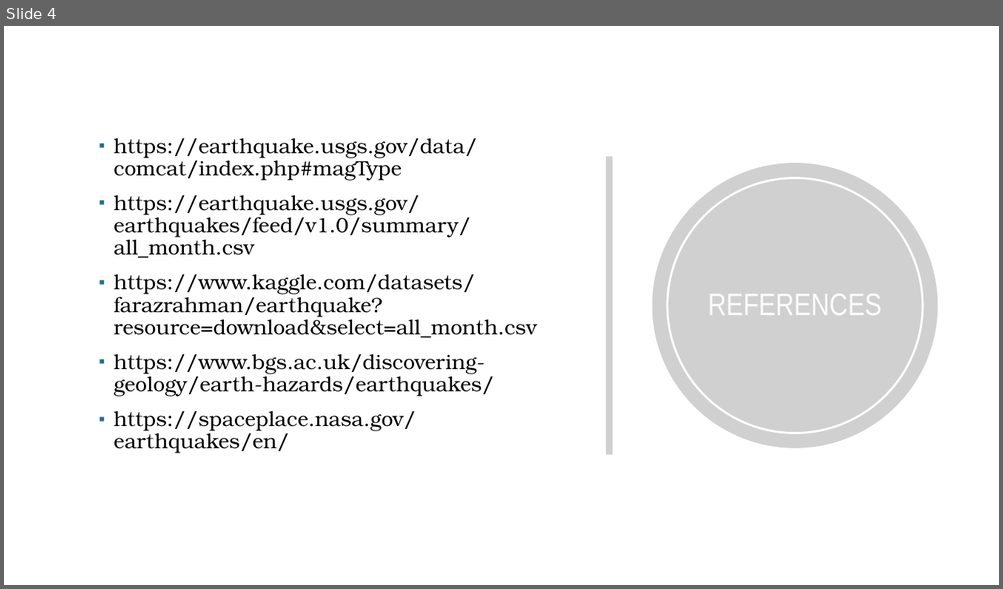
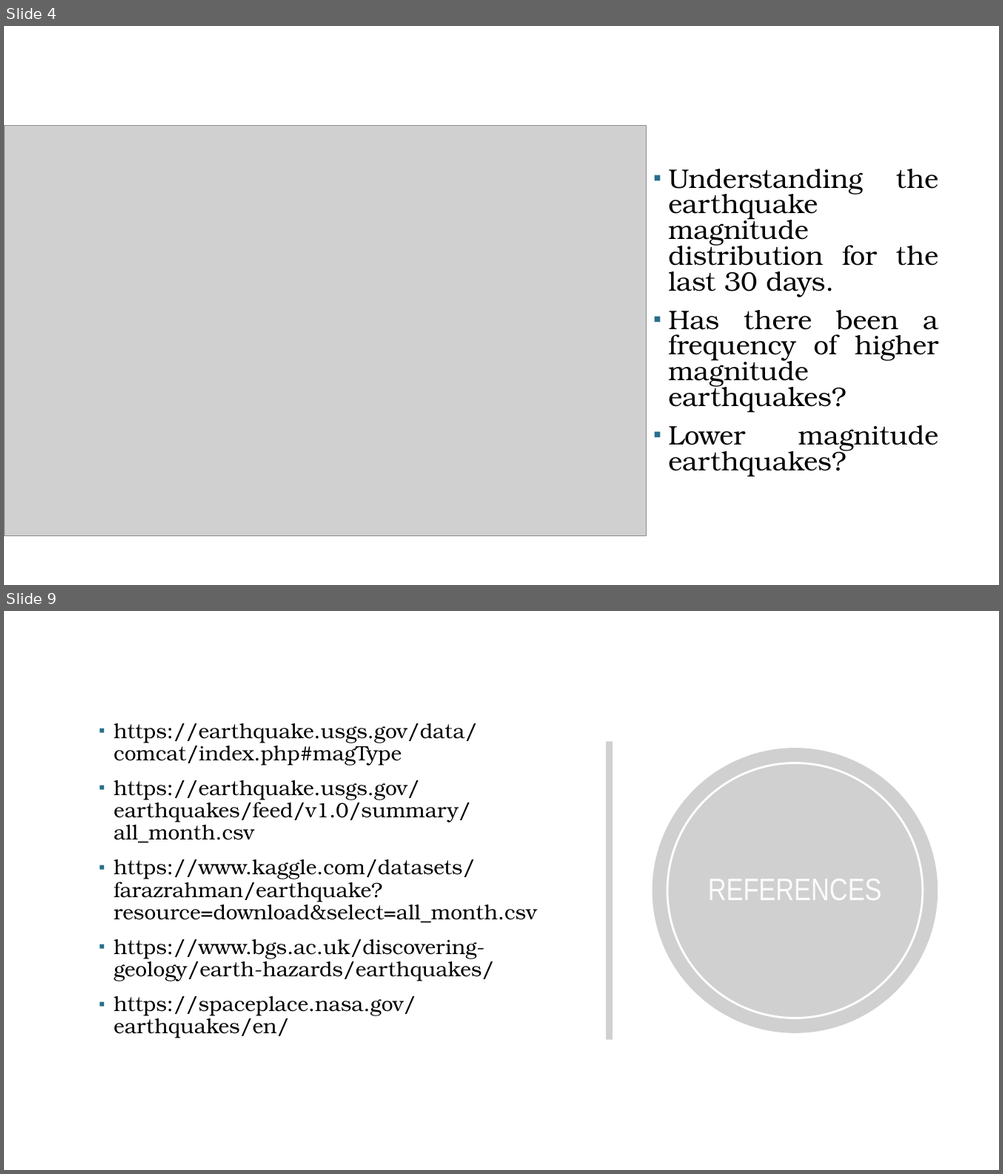
Before and after one commit to sharminsiddique/Assignments-, a slide deck: Presentation4.pptx. Shown one above the other, each under a label of ours: slide 4 before the commit, slides 4 and 9 after it; the slides between them are not shown. The pictures are 1003x589 and 1003x1174 pixels, drawn with LibreOffice and Linux fonts; fonts in the diff are those of the drawing; grey boxes stand for pictures; background and template pictures are left out. Boxes give left, top, right and bottom in pixels: in the first picture for what was removed or moved away, otherwise in the second. Text is boxed around its words. In the diff, an @@ line names an element or a change of style, - is before the commit and + after.

```diff
--- a/Presentation4.pptx
+++ b/Presentation4.pptx
@@ slide 4 added at (4, 26, 999, 585), background #FFFFFF @@
@@ picture added at (4, 126, 646, 537) @@
@@ text added at (668, 169, 938, 477), 25.9 pt, text #000000 @@
+▪ Understanding the earthquake magnitude distribution for the last 30 days.
+▪ Has there been a frequency of higher magnitude earthquakes?
+▪ Lower magnitude earthquakes?
@@ ellipse added at (936, 537, 970, 569), outline #FFFFFF 1 pt @@
@@ what was slide 4 is now slide 9 @@
```
Also in this commit, not shown: 1 slide changed, 4 other slides added, 4 other files.
